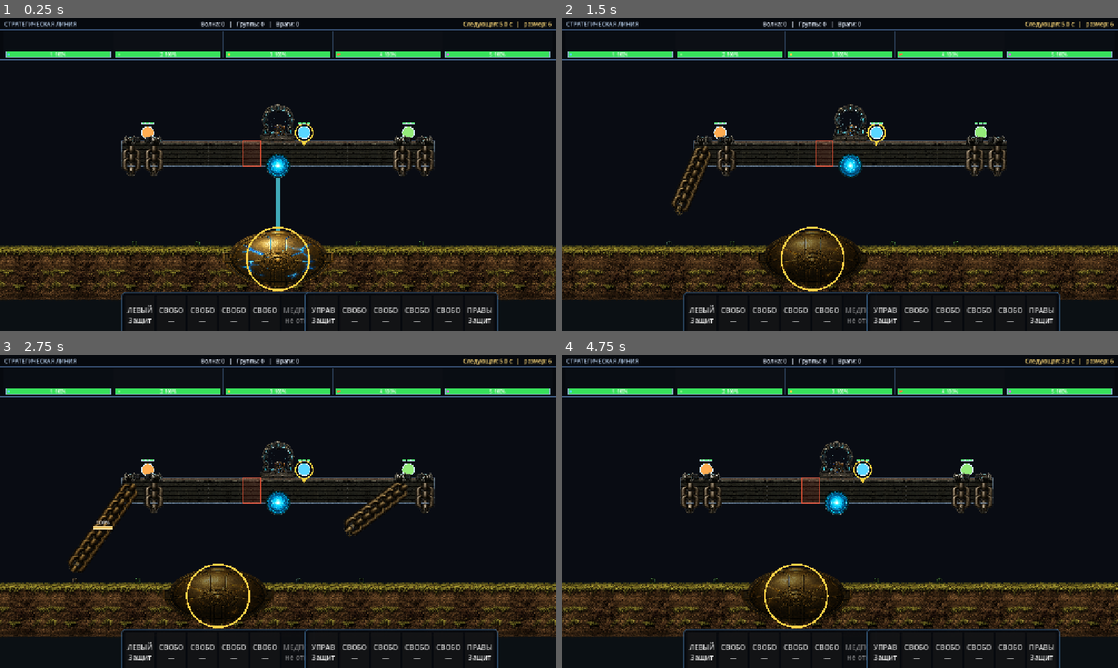
Above: before the commit, frames 1-4 (two rows, left to right).
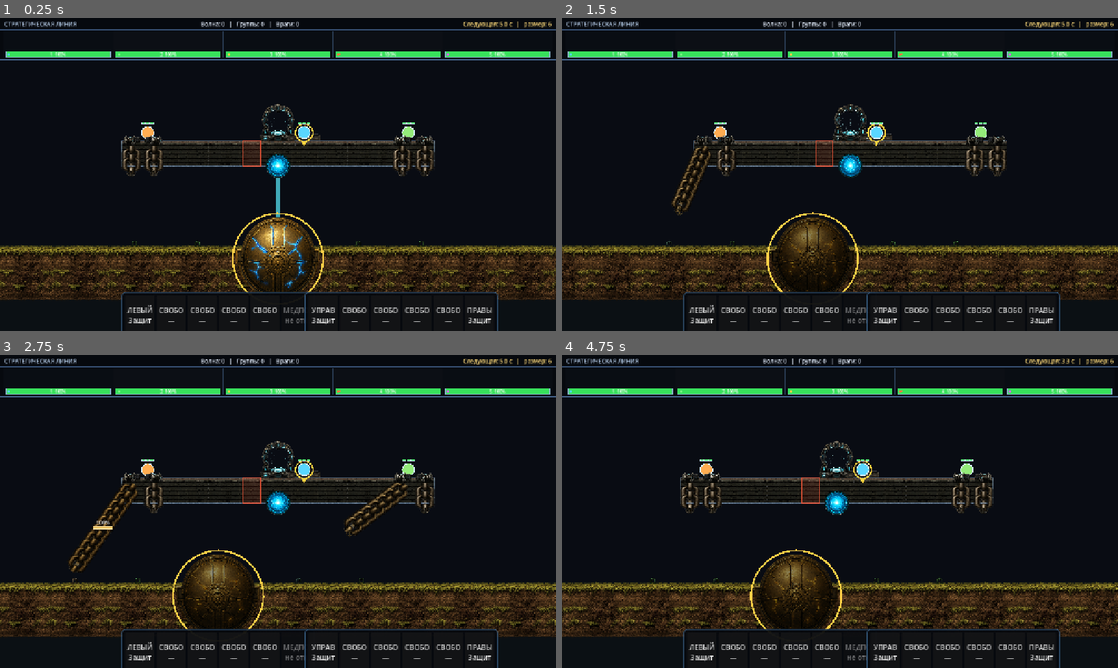
Above: after the commit, the same moments.

Repository: bageus/GloryProtect
Game: Godot game, scene res://scenes/game/game_root_with_flyers.tscn
Same seed, same stepped clock (60 frames per second), same inputs: the game is played once before the commit and once after it.
Inputs (mouse positions are in pixels of both pictures, inside the frame that each line leads up to):
- Up to frame 1 (0.25 s): no input
- Up to frame 2 (1.5 s): tap Enter (ui_accept) at 0.5, 0.77 s; move the mouse to (962, 158) at 0.52 s; hold Right (ui_right) 0.53-1.25 s; tap 1 at 0.6 s; click (962, 158) at 0.67 s; drag from (728, 190) to (812, 237) at 1.27 s
- Up to frame 3 (2.75 s): move the mouse to (333, 442) at 2.02 s; hold Right (ui_right) from 2.03 s (still down); tap 3 at 2.1 s
- Up to frame 4 (4.75 s): release Right (ui_right) at 2.75 s; drag from (812, 574) to (673, 464) at 2.77 s; move the mouse to (1006, 558) at 3.52 s; hold Left (ui_left) 3.53-4.25 s; tap R at 3.6 s; tap Enter (ui_accept) at 3.77 s; drag from (673, 464) to (756, 433) at 4.27 s

The runs differ from the first frame. In frame 1, 2.5% of the frame differs, in the area x 40-60%, y 34-88%; in frame 2, 1.8%; in frame 3, 1.8%; in frame 4, 1.9%.

Commit message:
Correct core proportions and driver post position

Diff:
--- a/scenes/game/game_root_with_flyers.tscn
+++ b/scenes/game/game_root_with_flyers.tscn
@@ -25,6 +25,12 @@
 
 [node name="CrewFailureController" parent="."]
 revival_controller_path = NodePath("../World/MedicRevivalController")
+
+[node name="GroundOrbVisualController" parent="World"]
+ground_core_half_size = Vector2(96, 192)
+
+[node name="PlatformVisualController" parent="World/Platform"]
+driver_console_surface_offset = Vector2(60, -2)
 
 [node name="TurretSystem" parent="World"]
 script = ExtResource("8_turret_system")
